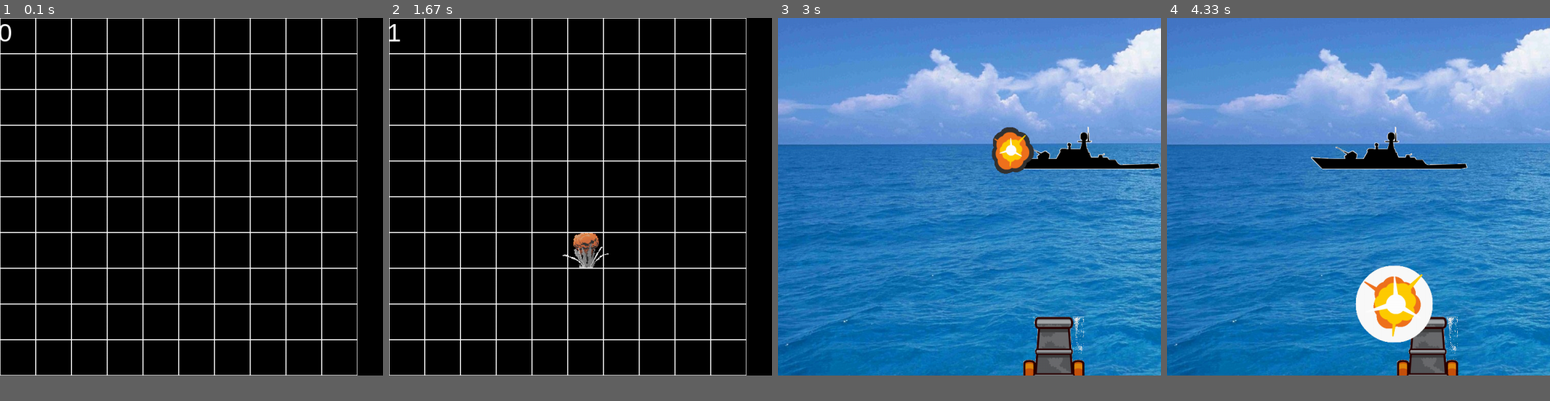
Above: before the commit, frames 1-4 (left to right).
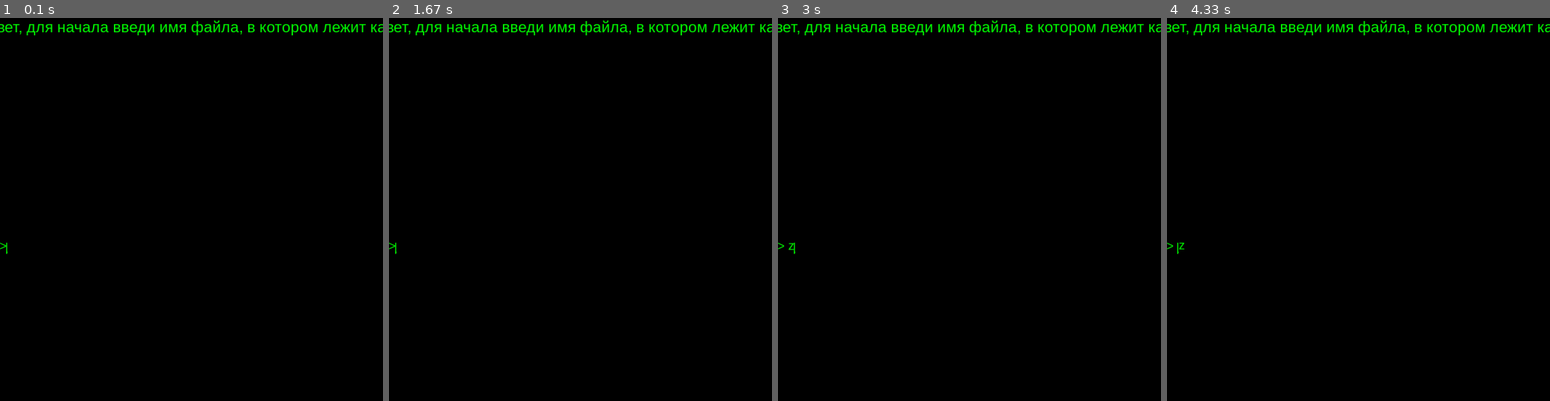
Above: after the commit, the same moments.

Repository: su-andrey/pygame_project
Game: pygame game, started from main.py
Two runs of this game, one before a commit and one after it. Both use one fixed random seed, a clock stepped at 60 frames per second and the inputs below.
Inputs (mouse positions are in pixels of both pictures, inside the frame that each line leads up to):
- Up to frame 1 (0.1 s): no input
- Up to frame 2 (1.67 s): click (572, 240) at 0.95 s
- Up to frame 3 (3 s): click (827, 163) at 1.83 s; tap Space at 2.12 s; hold Z from 2.45 s (still down); hold Right from 2.45 s (still down)
- Up to frame 4 (4.33 s): release Z at 3.08 s; release Right at 3.08 s; hold Left 3.78-4.25 s
In our replay, the window is 511x477 before the commit and 511x511 after it. These sizes can differ from the game's own. Grey fills any space a smaller window leaves; there, only what the larger window draws over its background counts as a difference.

The runs differ from the first frame. In frame 1, 8.9% of the frame differs, in the area x 0-100%, y 0-94%; in frame 2, 9.4%; in frame 3, 92%; in frame 4, 92%.

Commit message:
Добавил ввод файла на пг, исправил несколько багов

Diff:
--- /dev/null
+++ b/input.py
@@ -0,0 +1,110 @@
+import pygame as pg
+import pygame.freetype as freetype
+
+PRINT_EVENT = False
+WINDOWWIDTH, WINDOWHEIGHT = 750, 750
+
+CHATLIST_POS = pg.Rect(0, 20, WINDOWWIDTH, 400)
+CHATBOX_POS = pg.Rect(0, 440, WINDOWWIDTH, 40)
+
+
+
+pg.init()
+Screen = pg.display.set_mode((WINDOWWIDTH, WINDOWHEIGHT))
+pg.display.set_caption("TextInput example")
+FPSClock = pg.time.Clock()
+
+Font = freetype.SysFont('arial', 24)
+FontSmall = freetype.SysFont('arial', 16)
+
+
+def main():
+    global BGCOLOR, PRINT_EVENT, CHATBOX_POS, CHATLIST_POS, CHATLIST_MAXSIZE
+    global FPSClock, Font, Screen
+    pg.key.start_text_input()
+    input_rect = pg.Rect(80, 80, 320, 40)
+    pg.key.set_text_input_rect(input_rect)
+
+    _IMEEditing = False
+    _IMEText = ""
+    _IMETextPos = 0
+    _IMEEditingText = ""
+    _IMEEditingPos = 0
+    ChatList = []
+    tex = 1
+    while tex:
+        for event in pg.event.get():
+            if event.type == pg.QUIT:
+                pg.quit()
+            elif event.type == pg.KEYDOWN:
+                if _IMEEditing:
+                    if len(_IMEEditingText) == 0:
+                        _IMEEditing = False
+                    continue
+                if event.key == pg.K_BACKSPACE:
+                    if len(_IMEText) > 0 and _IMETextPos > 0:
+                        _IMEText = (
+                                _IMEText[0: _IMETextPos - 1] + _IMEText[_IMETextPos:]
+                        )
+                        _IMETextPos = max(0, _IMETextPos - 1)
+                elif event.key == pg.K_DELETE:
+                    _IMEText = _IMEText[0:_IMETextPos] + _IMEText[_IMETextPos + 1:]
+                elif event.key == pg.K_LEFT:
+                    _IMETextPos = max(0, _IMETextPos - 1)
+                elif event.key == pg.K_RIGHT:
+                    _IMETextPos = min(len(_IMEText), _IMETextPos + 1)
+                elif event.key in [pg.K_RETURN, pg.K_KP_ENTER]:
+                    if len(_IMEText) == 0:
+                        continue
+                    # Append chat list
+                    ChatList.append(_IMEText)
+
+                    tex = 0
+                    return _IMEText
+
+
+            elif event.type == pg.TEXTEDITING:
+                if PRINT_EVENT:
+                    print(event)
+                _IMEEditing = True
+                _IMEEditingText = event.text
+                _IMEEditingPos = event.start
+
+            elif event.type == pg.TEXTINPUT:
+                if PRINT_EVENT:
+                    print(event)
+                _IMEEditing = False
+                _IMEEditingText = ""
+                _IMEText = _IMEText[0:_IMETextPos] + event.text + _IMEText[_IMETextPos:]
+                _IMETextPos += len(event.text)
+
+
+        Screen.fill('black')
+        draw_text()
+
+        # Chat box updates
+        start_pos = CHATBOX_POS.copy()
+        ime_textL = ">" + _IMEText[0:_IMETextPos]
+        ime_textM = (
+                _IMEEditingText[0:_IMEEditingPos] + "|" + _IMEEditingText[_IMEEditingPos:]
+        )
+        ime_textR = _IMEText[_IMETextPos:]
+
+        rect_textL = Font.render_to(Screen, start_pos, ime_textL, 'green')
+        start_pos.x += rect_textL.width
+
+        # Editing texts should be underlined
+        rect_textM = Font.render_to(
+            Screen, start_pos, ime_textM, 'green', None, freetype.STYLE_UNDERLINE
+        )
+        start_pos.x += rect_textM.width
+        Font.render_to(Screen, start_pos, ime_textR, 'green')
+
+        pg.display.update()
+
+def draw_text():
+    font = pg.font.Font(pg.font.match_font('arial'), 30)
+    text_surface = font.render('Привет, для начала введи имя файла, в котором лежит карта', True, 'green')
+    text_rect = text_surface.get_rect()
+    text_rect.midtop = (370, 0)
+    Screen.blit(text_surface, text_rect)
--- a/main.py
+++ b/main.py
@@ -1,10 +1,35 @@
 import os
 from war import start as s_t
 import pygame
+import input as ip
+
 
 missed = pygame.sprite.Group()
 
 fire_on_ship = pygame.sprite.Group()
+
+def start_screen(width, height, intro_text, image_name):
+
+    fon = pygame.transform.scale(load_image(image_name), (width, height))
+    screen.blit(fon, (0, 0))
+    font = pygame.font.Font(None, 26)
+    text_coord = 50
+    for line in intro_text:
+        string_rendered = font.render(line, 1, pygame.Color('blue'))
+        intro_rect = string_rendered.get_rect()
+        text_coord += 10
+        intro_rect.top = text_coord
+        intro_rect.x = 10
+        text_coord += intro_rect.height
+        screen.blit(string_rendered, intro_rect)
+    while True:
+        for event in pygame.event.get():
+            if event.type == pygame.QUIT:
+                exit()
+            elif event.type == pygame.KEYDOWN or \
+                    event.type == pygame.MOUSEBUTTONDOWN:
+                return  # начинаем игру
+        pygame.display.flip()
 
 
 def load_image(name, colorkey=-1):
@@ -39,7 +64,10 @@
         self.width = width
         self.cnt = 0
         self.height = height
-        self.load_level('ships.txt')
+        try:
+            self.load_level(ip.main())
+        except FileNotFoundError:
+            self.load_level('ships.txt')
         self.cell_size = 70
 
     def load_level(self, filename):
@@ -92,6 +120,11 @@
                                      width=5)
                     pygame.draw.line(screen, 'red', (i * self.cell_size, j * self.cell_size + cell_size - 3),
                                      (i * self.cell_size + cell_size - 3, j * self.cell_size + 3), width=5)
+    def alive(self):
+        cnt = 0
+        for elem in self.board:
+            cnt += sum(elem)
+        return cnt
 
 
 def draw_text():
@@ -101,16 +134,21 @@
     text_rect.midtop = (10, 0)
     screen.blit(text_surface, text_rect)
 
-
 if __name__ == '__main__':
+    size = 750, 700
+    brd = Board(10, 10)
     pygame.init()
-    size = 750, 700
     screen = pygame.display.set_mode(size)
+    start_screen(size[0], size[1], ["Рад тебя здравстовать, дорогой игрок,",
+                  "Правила игры очень просты:",
+                  "Море размечено на квадраты, стреляй по ним.",
+                  "Попадешь - нанесешь ущерб врагу,",
+                  'Но так просто он не дастся!'], 'fon.jpg')
     pygame.display.set_caption('Морской бой')
-    brd = Board(10, 10)
     cell_size = 70
-    running = True
-    while running:
+    start_cnt = brd.alive()
+    while brd.alive() != start_cnt * 2:
+        brd.alive()
         screen.fill('black')
         draw_text()
         brd.render(screen)
@@ -121,3 +159,4 @@
                 exit()
             if event.type == pygame.MOUSEBUTTONDOWN:
                 brd.get_click(event.pos)
+    start_screen(size[0], size[1], ["Враг был повержен!", "Поздравляю!"], 'fon_2.jpg')
--- a/war.py
+++ b/war.py
@@ -4,11 +4,11 @@
 
 width, height = 900, 900
 all_sprites = pygame.sprite.Group()
+x, y = 150, 150
+size = 1320, 750
 pygame.init()
-size = 1320, 750
-x, y = 150, 150
-screen = pygame.display.set_mode(size)
-pygame.display.set_caption('Парашют')
+sc = pygame.display.set_mode(size)
+pygame.display.set_caption('Бой')
 
 
 def load_image(name, colorkey=-1):
@@ -77,16 +77,15 @@
 
     def update(self):
         if pygame.sprite.collide_mask(ship, self):
+            self.kill()
             ship.health = ship.health[:-1]
-            print(ship.health)
-            self.kill()
             expl = Explosion(self.rect.center)
             pygame.display.flip()
         if pygame.sprite.collide_mask(cannon, self) and self.sign == '+':
             ship.health.append('♥')
             expl = Explosion(self.rect.center)
             self.kill()
-        if self.sign == '-':
+        elif self.sign == '-':
             self.rect.y -= 20
         else:
             self.rect.y += 20
@@ -110,7 +109,7 @@
         ct = pygame.time.Clock()
         for i in range(9):
             ct.tick(15)
-            all_sprites.draw(screen)
+            all_sprites.draw(sc)
             self.image = load_image(f'regularExplosion0{i}.png')
             pygame.display.flip()
         self.kill()
@@ -152,31 +151,32 @@
     text_surface = font.render(''.join(ship.health), True, 'red ')
     text_rect = text_surface.get_rect()
     text_rect.midtop = (15 * len(ship.health), 0)
-    screen.blit(text_surface, text_rect)
+    sc.blit(text_surface, text_rect)
 
 def start(health):
     bullet = pygame.sprite.Group()
     ship.health = ['♥' for i in range(health)]
     while ship.health:
-        all_sprites.draw(screen)
+        all_sprites.draw(sc)
         clock.tick(30)
-        ship_1.draw(screen)
+        ship_1.draw(sc)
         ship_1.update()
         draw_text()
         bullet.update()
-        bullet.draw(screen)
+        bullet.draw(sc)
         pygame.display.flip()
         for event in pygame.event.get():
             if event.type == pygame.QUIT:
                 exit()
-            keys = pygame.key.get_pressed()
-            if keys[pygame.K_LEFT]:
-                if cannon.rect.x > 0:
-                    cannon.rect.x -= 10
-            if keys[pygame.K_RIGHT]:
-                if cannon.rect.x < 1200:
-                    cannon.rect.x += 10
-            if keys[pygame.K_SPACE]:
-                bullet.add(Bullet(cannon.rect.x, cannon.rect.y, '-'))
-            if keys[pygame.K_z] or keys[pygame.K_x]:
-                bullet.add(Bullet(ship.rect.x, ship.rect.y + 196, '+'))
+            if event.type == pygame.KEYDOWN:
+                keys = pygame.key.get_pressed()
+                if keys[pygame.K_LEFT]:
+                    if cannon.rect.x > 0:
+                        cannon.rect.x -= 10
+                if keys[pygame.K_RIGHT]:
+                    if cannon.rect.x < 1200:
+                        cannon.rect.x += 10
+                if keys[pygame.K_SPACE]:
+                    bullet.add(Bullet(cannon.rect.x, cannon.rect.y, '-'))
+                if keys[pygame.K_z] or keys[pygame.K_x]:
+                    bullet.add(Bullet(ship.rect.x, ship.rect.y + 196, '+'))
